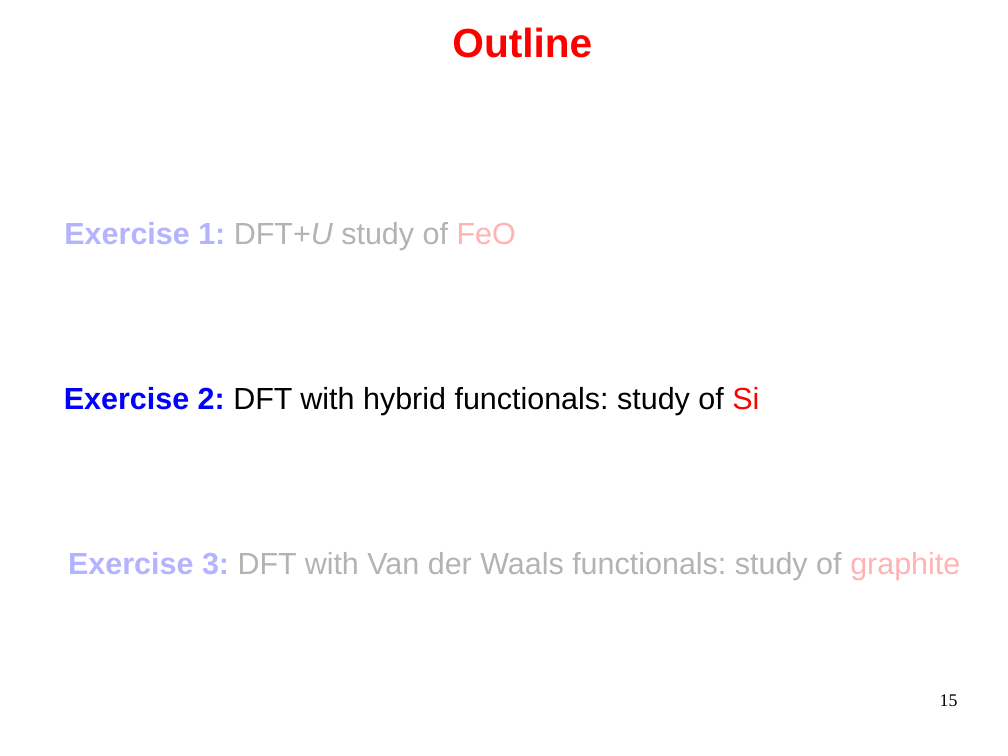
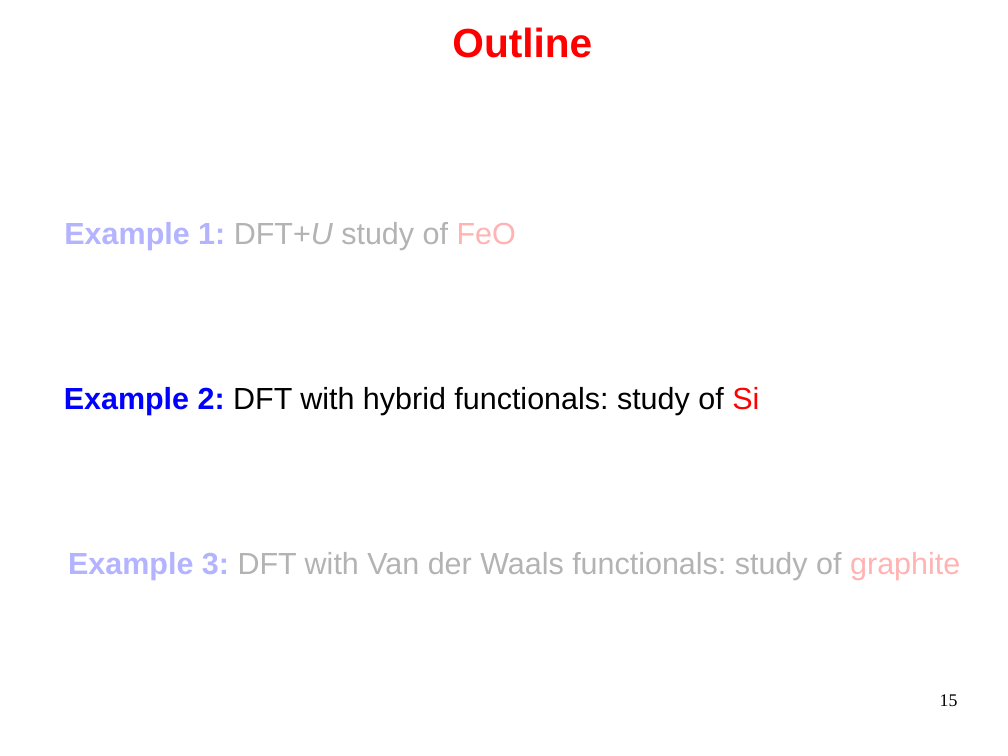
Before and after one commit to thepranab/materials-for-max-qe2021-online-school, a slide deck: slide 15 of slides.sources/handson-day4.odp. Drawn at 1008x756 pixels with LibreOffice and Linux fonts; fonts in the diff are those of the drawing. Boxes give left, top, right and bottom in pixels: in the first picture for what was removed or moved away, otherwise in the second. Text is boxed around its words. In the diff, an @@ line names an element or a change of style, - is before the commit and + after.

```diff
--- a/slides.sources/handson-day4.odp
+++ b/slides.sources/handson-day4.odp
@@ freeform shape: place and size @@
-freeform shape at (37, 183, 979, 302)
+freeform shape at (43, 187, 985, 306)
@@ text at (64, 222, 516, 250): text changed @@
-Exercise 1: DFT+U study of FeO
+Example 1: DFT+U study of FeO
@@ text at (64, 387, 759, 415): text changed @@
-Exercise 2: DFT with hybrid functionals: study of Si
+Example 2: DFT with hybrid functionals: study of Si
@@ freeform shape: place and size @@
-freeform shape at (37, 503, 979, 622)
+freeform shape at (43, 502, 985, 621)
@@ text at (68, 552, 960, 580): text changed @@
-Exercise 3: DFT with Van der Waals functionals: study of graphite
+Example 3: DFT with Van der Waals functionals: study of graphite
```
Also in this commit, not shown: 10 other slides changed, 23 other files.
